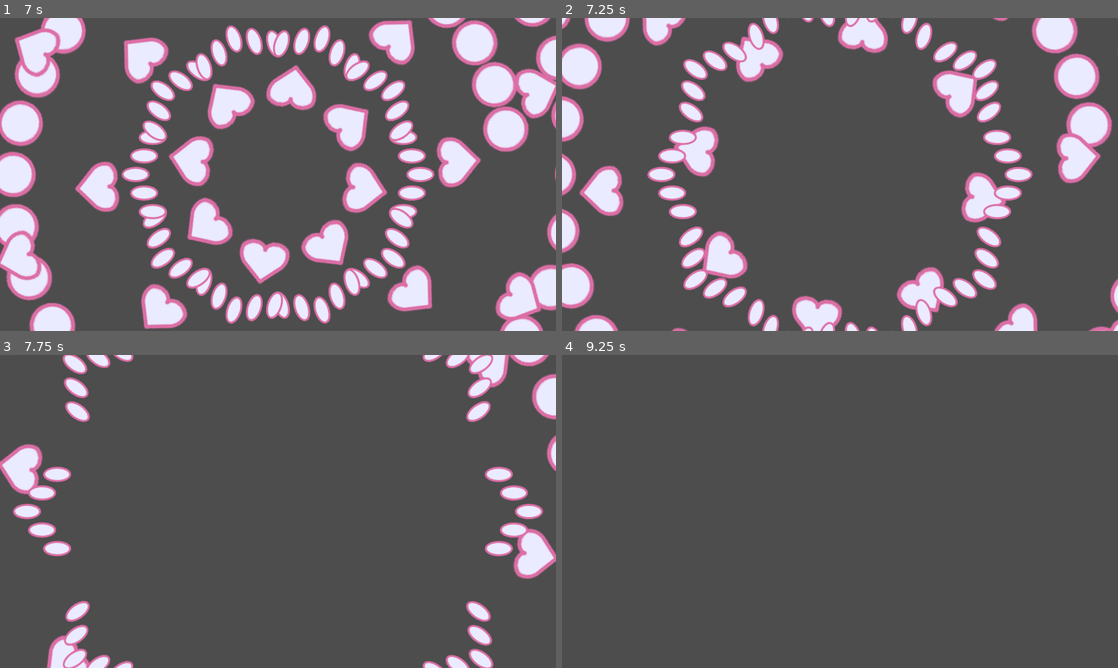
Above: before the commit, frames 1-4 (two rows, left to right).
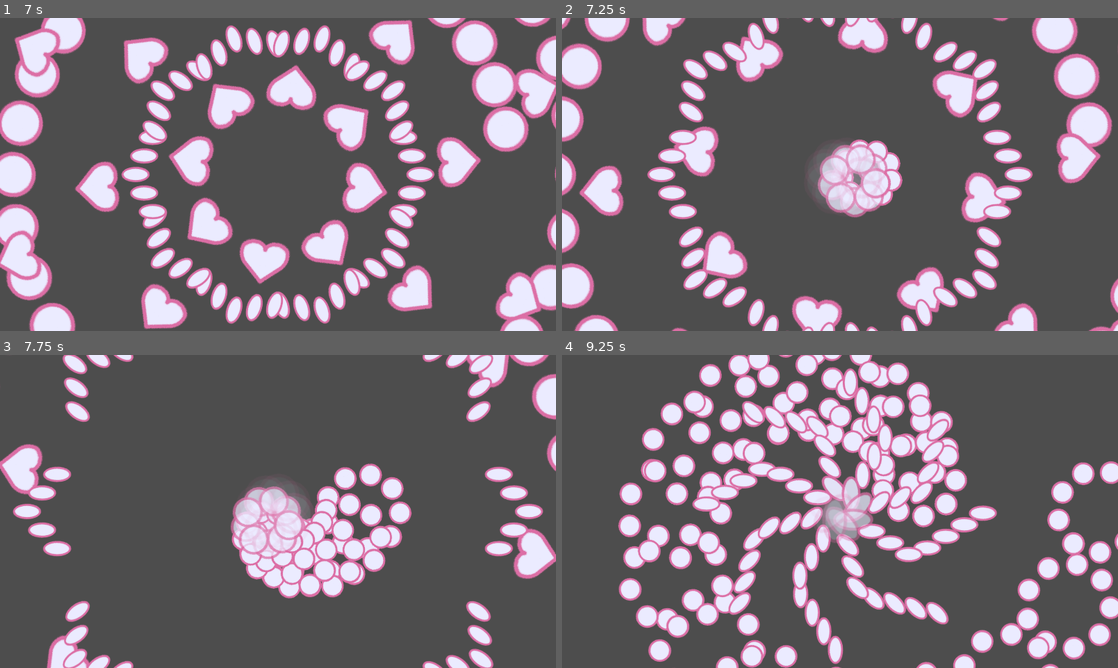
Above: after the commit, the same moments.

Repository: ivzz77/untitled-pvp-danmaku-game
Game: Godot game, scene res://scenes/bullet_test.tscn
Two runs of this game, one before a commit and one after it. Both use one fixed random seed, a clock stepped at 60 frames per second and the inputs below. This scene is started directly instead of the project's main scene.
Inputs:
- Up to frame 1 (7 s): tap Enter at 0.5 s
- Up to frame 2 (7.25 s): no input
- Up to frame 3 (7.75 s): no input
- Up to frame 4 (9.25 s): no input

Frame 1 is identical in both runs. In frame 2, 3.0% of the frame differs, in the area x 44-62%, y 38-64%; in frame 3, 8.7%; in frame 4, 32%, in the area x 10-100%, y 0-100%.

Commit message:
Update test scene, and currently in the middle of implementing collision detection and decomposed segment arrays

Diff:
--- a/packages/bullet/Bullet.gd
+++ /dev/null
@@ -1,3 +0,0 @@
-class_name Bullet
-
-enum BulletKind { CIRCLE, HEART, DIAMOND, LASER, WIDE }
--- a/packages/render/test/TestBullet.gd
+++ /dev/null
@@ -1,68 +0,0 @@
-extends Node2D
-
-const ZERO = Vector2.ZERO
-var renderer: BulletRenderer
-
-@export var circle_sprite: Sprite2D
-@export var heart_sprite: Sprite2D
-@export var wide_sprite: Sprite2D
-
-func prepare_pyramid(n: int, offset: Vector2, space: int, count: int, speed: float) -> BulletCommandPool:
-	var pool = BulletCommandPool.new()
-	var half = count >> 1
-
-	for j in range(n):
-		var theta = (j * TAU) / float(n)
-
-		var direction = Vector2.from_angle(theta)
-		var right = Vector2(-direction.y, direction.x)
-
-		for i in range(count):
-			var distance = abs(i - half)
-			var velocity = direction * (speed - distance * 30)
-			pool.summon(Bullet.BulletKind.WIDE, 3.0, Piecewise.new(right * (i - half) * space + offset, velocity, ZERO))
-
-	pool.commit()
-	return pool
-
-func prepare_spiral(n: int) -> BulletCommandPool:
-	var pool = BulletCommandPool.new()
-	for i in range(128):
-		# Make a spiral pattern I guess :D
-		var theta = (i * TAU) / 32.0
-		var velocity = Vector2.from_angle(theta) * 300
-		pool.summon(Bullet.BulletKind.CIRCLE, 6.0, Piecewise.new(ZERO, velocity, ZERO))
-		pool.wait(max(0.1 - i / 32.0, 0.025))
-
-	pool.commit()
-	return pool
-
-func prepare_hearts(n: int, m: int, delay: float) -> BulletCommandPool:
-	var pool = BulletCommandPool.new()
-
-	for i in range(n):
-		var phase = i / 4.2
-		for j in range(m):
-			# Make a spiral pattern I guess :D
-			var theta = (j * TAU) / m + phase
-			var velocity = Vector2.from_angle(theta) * 800
-			pool.summon(Bullet.BulletKind.HEART, 2.0, Piecewise.new(ZERO, velocity, ZERO))
-		pool.wait(delay)
-
-	pool.commit()
-	return pool
-
-func _ready() -> void:
-	renderer = BulletRenderer.new(self)
-	renderer.add_object_pool(Bullet.BulletKind.CIRCLE, circle_sprite)
-	renderer.add_object_pool(Bullet.BulletKind.HEART, heart_sprite)
-	renderer.add_object_pool(Bullet.BulletKind.WIDE, wide_sprite)
-
-	var t = float(Time.get_ticks_usec()) / 1e6
-	renderer.add_command_pool(prepare_spiral(32), t + 1.0, global_position, 0.0)
-	renderer.add_command_pool(prepare_hearts(5, 8, 0.4), t + 5.0, global_position, 0.0)
-	renderer.add_command_pool(prepare_pyramid(10, ZERO, 64, 5, 500), t + 6.0, global_position, 0.0)
-
-func _physics_process(delta: float) -> void:
-	var t = float(Time.get_ticks_usec()) / 1e6
-	renderer.draw(t)
--- a/scenes/bullet_test.tscn
+++ b/scenes/bullet_test.tscn
@@ -1,21 +1,27 @@
 [gd_scene format=3 uid="uid://buhufo1gfa11o"]
 
 [ext_resource type="Texture2D" uid="uid://5dhc453ehqut" path="res://assets/bullet.png" id="1_8dvgp"]
-[ext_resource type="Script" uid="uid://dlw4uiunr65fu" path="res://packages/render/test/TestBullet.gd" id="1_87sy2"]
+[ext_resource type="Script" uid="uid://dlw4uiunr65fu" path="res://src/render/test/TestBullet.gd" id="1_87sy2"]
 [ext_resource type="Texture2D" uid="uid://28kinvu1le6y" path="res://assets/heart.png" id="3_onn1p"]
 [ext_resource type="Texture2D" uid="uid://b0u2las3xkonp" path="res://assets/wide_bullet.png" id="4_ytho8"]
 
 [node name="BulletTest" type="Node2D" unique_id=1775543619]
 
-[node name="BulletSpawn" type="Node2D" parent="." unique_id=1940960460 node_paths=PackedStringArray("circle_sprite", "heart_sprite", "wide_sprite")]
+[node name="BulletSpawn" type="Node2D" parent="." unique_id=1940960460 node_paths=PackedStringArray("circle_sprite", "heart_sprite", "small_sprite", "wide_sprite")]
 position = Vector2(960, 540)
 script = ExtResource("1_87sy2")
 circle_sprite = NodePath("Bullet")
 heart_sprite = NodePath("Heart")
+small_sprite = NodePath("Small")
 wide_sprite = NodePath("Wide")
 
 [node name="Bullet" type="Sprite2D" parent="BulletSpawn" unique_id=2032027570]
 modulate = Color(1, 1, 1, 0)
+texture = ExtResource("1_8dvgp")
+
+[node name="Small" type="Sprite2D" parent="BulletSpawn" unique_id=1506148889]
+modulate = Color(1, 1, 1, 0)
+scale = Vector2(0.5, 0.5)
 texture = ExtResource("1_8dvgp")
 
 [node name="Heart" type="Sprite2D" parent="BulletSpawn" unique_id=808862653]
--- /dev/null
+++ b/src/bullet/Bullet.gd
@@ -0,0 +1,3 @@
+class_name Bullet
+
+enum BulletKind { CIRCLE, HEART, DIAMOND, LASER, WIDE, SMALL }
--- a/packages/bullet/BulletCommandPool.gd
+++ b/src/bullet/BulletCommandPool.gd
@@ -93,7 +93,7 @@
 	length = max(length, _wait_delay + lifetime + 1.0)
 	return self
 
-func commit() -> void:
+func commit() -> BulletCommandPool:
 	# Now, create the decomposed interval tree :3
 	var active: Dictionary[Bullet.BulletKind, Array] = {}
 	for idx in range(interval_list.size()):
@@ -123,6 +123,7 @@
 			count = max(count, bin)
 		max_particles[name] = count
 	_committed = true
+	return self
 
 func query_bullets(timer: float) -> Array[BulletResult]:
 	# This command pool must have been committed first
--- a/packages/bullet/Piecewise.gd
+++ b/src/bullet/Piecewise.gd
@@ -20,11 +20,15 @@
 static func transform(what: Vector2, velocity: Vector2) -> Vector4:
 	return Vector4(what.x, what.y, velocity.x, velocity.y)
 
-func _init(p: Vector2, v: Vector2, a: Vector2):
+static func pva(p: Vector2, v: Vector2, a: Vector2) -> Piecewise:
+	return Piecewise.new(func(t: float) -> Vector4: return transform(p + v * t + a * t * t * 0.5, v))
+
+static func pv(p: Vector2, v: Vector2) -> Piecewise:
+	return Piecewise.new(func(t: float) -> Vector4: return transform(p + v * t, v))
+
+func _init(initial: Callable):
 	times.append(0)
-	funcs.append(
-		func(t: float) -> Vector4:
-			return transform(p + v * t + a * t * t / 2, v))
+	funcs.append(initial)
 	pass
 
 # Adds to the callable list...
--- a/packages/render/BulletRenderer.gd
+++ b/src/render/BulletRenderer.gd
@@ -11,7 +11,7 @@
 	# Testing for now, needs a proper scheduler
 	# to handle object pooling soon.
 	object_pools[name] = RenderObjectPool.new(rect, self.parent)
-	object_pools[name].try_allocate(128)
+	object_pools[name].try_allocate(256)
 
 func add_command_pool(command_pool: BulletCommandPool, timer: float, position: Vector2, theta: float) -> void:
 	assert(command_pool._committed)
--- /dev/null
+++ b/src/render/test/TestBullet.gd
@@ -0,0 +1,104 @@
+extends Node2D
+
+# Note, this is a testing suite!
+# This is not actually meant to be an actual version of it
+# although, we may reuse some of the utility functions here!
+
+const ZERO = Vector2.ZERO
+var renderer: BulletRenderer
+
+@export var circle_sprite: Sprite2D
+@export var heart_sprite: Sprite2D
+@export var small_sprite: Sprite2D
+@export var wide_sprite: Sprite2D
+
+func prepare_zigzag(n: int, count: int, radius: float, speed: float, w: float, spacing: float, delay: float) -> BulletCommandPool:
+	var pool = BulletCommandPool.new()
+	for j in range(count):
+		for i in range(n):
+			var direction = Vector2.from_angle((i * TAU) / float(n))
+			var right = Vector2(-direction.y, direction.x)
+			var velocity = direction * speed
+			pool.summon(Bullet.BulletKind.WIDE, 3.0,
+				Piecewise.new(func(t: float) -> Vector4:
+					var phase = t * 5
+					return Piecewise.transform(velocity * t + right * acos(cos(phase)) * spacing, velocity) ))
+			pool.wait(0.02)
+	return pool.commit()
+
+func prepare_circle_circle(n: int, count: int, radius: float, speed: float, w: float, spacing: float, delay: float) -> BulletCommandPool:
+	var pool = BulletCommandPool.new()
+	for i in range(n):
+		var direction = Vector2.from_angle((i * TAU) / float(n))
+		for j in range(count):
+			var theta = (j * TAU) / float(4.5)
+			var velocity = direction * speed
+			pool.summon(Bullet.BulletKind.SMALL, 3.0,
+				Piecewise.new(func(t: float) -> Vector4:
+					var phase = t * w + theta
+					var offset = Vector2.from_angle(phase)
+
+					var phase_radius = sin(t * w) * 100 + radius
+					return Piecewise.transform(velocity * t + offset * phase_radius, velocity) ))
+		pool.wait(delay)
+	return pool.commit()
+
+func prepare_pyramid(n: int, offset: Vector2, space: int, count: int, speed: float) -> BulletCommandPool:
+	var pool = BulletCommandPool.new()
+	var half = count >> 1
+
+	for j in range(n):
+		var theta = (j * TAU) / float(n)
+
+		var direction = Vector2.from_angle(theta)
+		var right = Vector2(-direction.y, direction.x)
+
+		for i in range(count):
+			var distance = abs(i - half)
+			var velocity = direction * (speed - distance * 30)
+			pool.summon(Bullet.BulletKind.WIDE, 3.0, Piecewise.pv(right * (i - half) * space + offset, velocity))
+
+	return pool.commit()
+
+func prepare_spiral(n: int) -> BulletCommandPool:
+	var pool = BulletCommandPool.new()
+	for i in range(128):
+		# Make a spiral pattern I guess :D
+		var theta = (i * TAU) / 32.0
+		var velocity = Vector2.from_angle(theta) * 300
+		pool.summon(Bullet.BulletKind.CIRCLE, 6.0, Piecewise.pv(ZERO, velocity))
+		pool.wait(max(0.1 - i / 32.0, 0.025))
+
+	return pool.commit()
+
+func prepare_hearts(n: int, m: int, delay: float) -> BulletCommandPool:
+	var pool = BulletCommandPool.new()
+
+	for i in range(n):
+		var phase = i / 4.2
+		for j in range(m):
+			# Make a spiral pattern I guess :D
+			var theta = (j * TAU) / m + phase
+			var velocity = Vector2.from_angle(theta) * 800
+			pool.summon(Bullet.BulletKind.HEART, 2.0, Piecewise.pv(ZERO, velocity))
+		pool.wait(delay)
+
+	return pool.commit()
+
+func _ready() -> void:
+	renderer = BulletRenderer.new(self)
+	renderer.add_object_pool(Bullet.BulletKind.CIRCLE, circle_sprite)
+	renderer.add_object_pool(Bullet.BulletKind.HEART, heart_sprite)
+	renderer.add_object_pool(Bullet.BulletKind.SMALL, small_sprite)
+	renderer.add_object_pool(Bullet.BulletKind.WIDE, wide_sprite)
+
+	var t = float(Time.get_ticks_usec()) / 1e6
+	renderer.add_command_pool(prepare_spiral(32), t + 1.0, global_position, 0.0)
+	renderer.add_command_pool(prepare_hearts(5, 8, 0.4), t + 5.0, global_position, 0.0)
+	renderer.add_command_pool(prepare_pyramid(10, ZERO, 64, 5, 500), t + 6.0, global_position, 0.0)
+	renderer.add_command_pool(prepare_circle_circle(16, 10, 62, 400, 1, 240, 0.1), t + 7.0, global_position, 0.0)
+	renderer.add_command_pool(prepare_zigzag(8, 10, 62, 400, 1, 50, 0.5), t + 8.0, global_position, 0.0)
+
+func _physics_process(delta: float) -> void:
+	var t = float(Time.get_ticks_usec()) / 1e6
+	renderer.draw(t)
--- /dev/null
+++ b/src/utility/BumpReader.gd
@@ -0,0 +1,3 @@
+class_name BumpAllocator
+
+# Stub for now... most useful in Networking though
--- /dev/null
+++ b/src/utility/IntervalBuffer.gd
@@ -0,0 +1,14 @@
+# Basically a decomposed segment array...
+# TODO: implement, this is a stub...
+
+class Interval:
+	var value: Variant
+	var min: float
+	var max: float
+	func _init(_value: Variant, _min: float, _max: float) -> void:
+		value = _value
+		min = _min
+		max = _max
+
+func _init() -> void:
+	pass
--- /dev/null
+++ b/src/utility/Math.gd
@@ -0,0 +1,45 @@
+class_name Math
+
+# Solves a 2x2 matrix
+func solve_2x2(a: float, b: float, c: float, d: float, x0: float, x1: float) -> Vector2:
+	# Find [a b ; c d] * lambda = x. We are finding lambda here
+	var det = a * d - b * c
+	if is_zero_approx(det):
+		# Nope!
+		return Vector2.ZERO
+
+	var det_x: float = x0 * d - b * x1
+	var det_y: float = a * x1 - x0 * c
+	return Vector2(det_x / det, det_y / det)
+
+# Gets the closest point of line [a, b] along point p
+func closest_point_line(a: Vector2, b: Vector2, p: Vector2) -> Vector2:
+	var ab = b - a
+	if is_zero_approx(ab):
+		return a if a.distance_squared_to(p) < b.distance_squared_to(p) else b
+
+	# dot(a + ab*t, ab) = dot(p, ab)
+	# t = dot(p - a, ab) / dot(ab, ab)
+	var lambda = clamp((p - a).dot(ab) / ab.dot(ab), 0.0, 1.0)
+	return a + ab * lambda
+
+# Gets the closest points of the lines [a, b] and [c, d]
+func closest_point_lines(a: Vector2, b: Vector2, c: Vector2, d: Vector2) -> Vector4:
+	# a + ab*l_1 = c * cd*l_2
+	# a - c = [ab | cd] * [l_1 ; l_2]
+	var ab = b - a
+	var cd = d - c
+	var lambda = solve_2x2(ab.x, cd.x, ab.y, cd.y, a.x - c.x, a.y - c.y)
+
+	var root0 = a + ab * clamp(lambda.x, 0.0, 1.0)
+	var root1 = c + cd * clamp(lambda.y, 0.0, 1.0)
+	return Vector4(root0.x, root0.y, root1.x, root1.y)
+
+# Checks if two capsules (their start/end points in world space) collide.
+# Capsule A is a 3-tuple; (a, b, r0), B is a 3-tuple; (c, d, r1)
+func do_capsules_collide(a: Vector2, b: Vector2, c: Vector2, d: Vector2, r0: float, r1: float) -> bool:
+	var roots = closest_point_lines(a, b, c, d)
+	var ct0 = Vector2(roots.x, roots.y)
+	var ct1 = Vector2(roots.z, roots.w)
+	var r_combined = r0 + r1
+	return (ct0 - ct1).length_squared() <= r_combined*r_combined
Renamed: packages/bullet/Bullet.gd.uid -> src/bullet/Bullet.gd.uid
Renamed: packages/bullet/BulletCommandPool.gd.uid -> src/bullet/BulletCommandPool.gd.uid
Renamed: packages/bullet/Piecewise.gd.uid -> src/bullet/Piecewise.gd.uid
Renamed: packages/render/BulletRenderer.gd.uid -> src/render/BulletRenderer.gd.uid
Renamed: packages/render/RenderObjectPool.gd -> src/render/RenderObjectPool.gd
Renamed: packages/render/RenderObjectPool.gd.uid -> src/render/RenderObjectPool.gd.uid
Renamed: packages/render/test/TestBullet.gd.uid -> src/render/test/TestBullet.gd.uid
Not shown, added: src/utility/BumpReader.gd.uid
Not shown, added: src/utility/IntervalBuffer.gd.uid
Not shown, added: src/utility/Math.gd.uid
